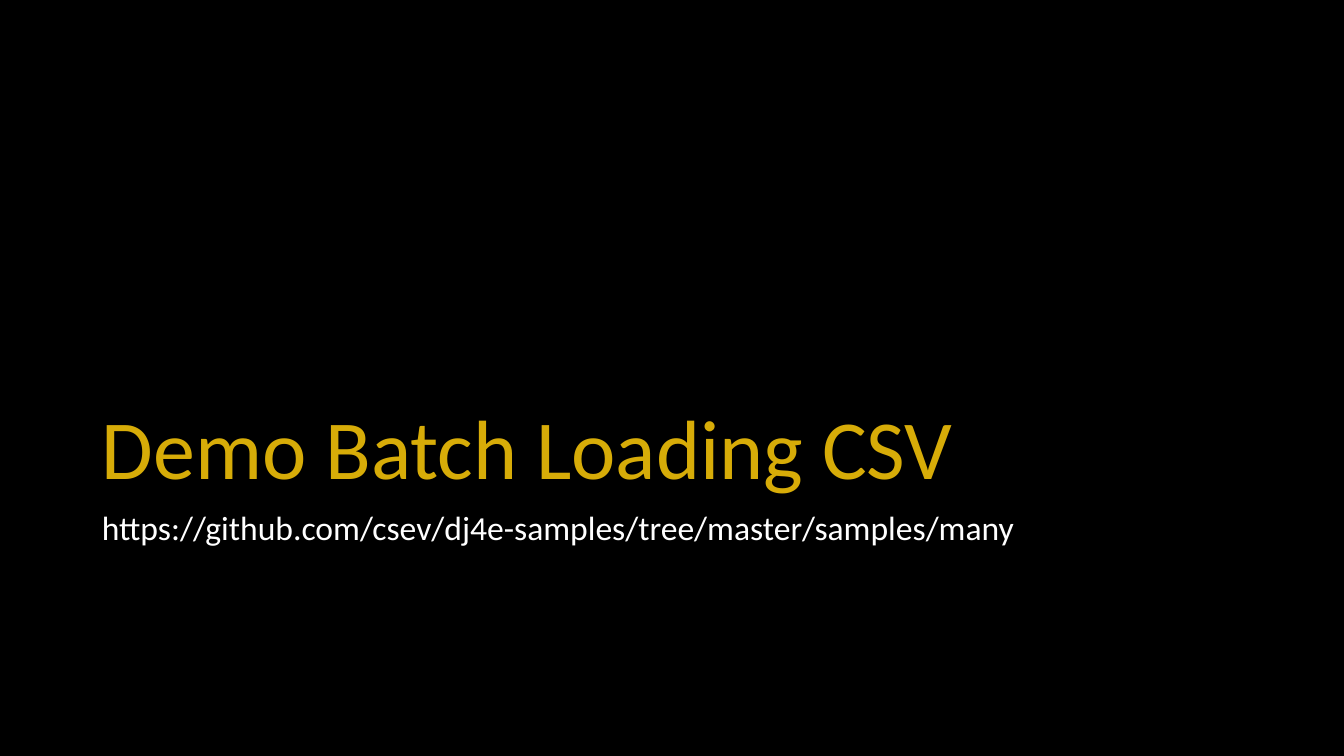
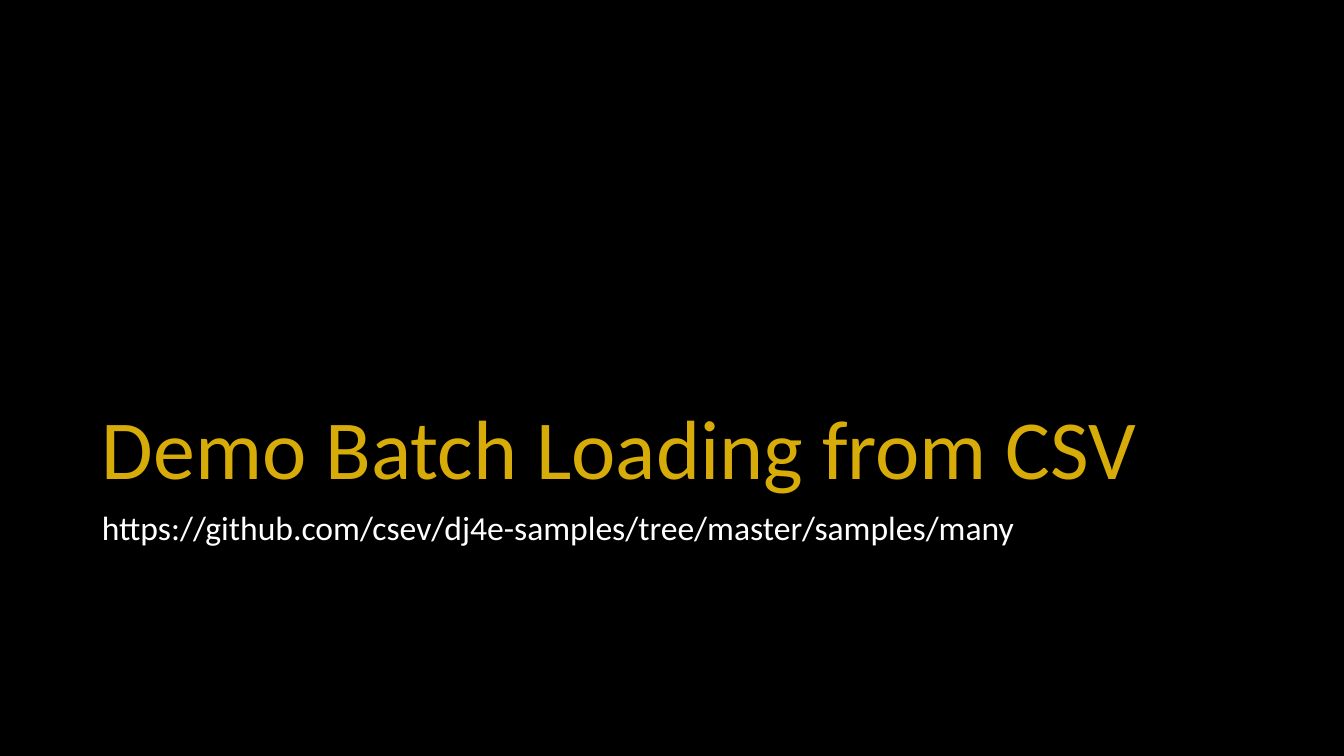
Before and after one commit to csev/dj4e, a slide deck: slide 10 of lectures/DJ-03-Many-To-Many.pptx. Drawn at 1344x756 pixels with LibreOffice and Linux fonts; fonts in the diff are those of the drawing; background and template pictures are left out. Boxes give left, top, right and bottom in pixels: in the first picture for what was removed or moved away, otherwise in the second. Text is boxed around its words. In the diff, an @@ line names an element or a change of style, - is before the commit and + after.

```diff
--- a/lectures/DJ-03-Many-To-Many.pptx
+++ b/lectures/DJ-03-Many-To-Many.pptx
@@ title at <box>102,420,1136,494</box>: text changed @@
-Demo Batch Loading CSV
+Demo Batch Loading from CSV
```
Also in this commit, not shown: 1 other slide changed, 2 other files.
